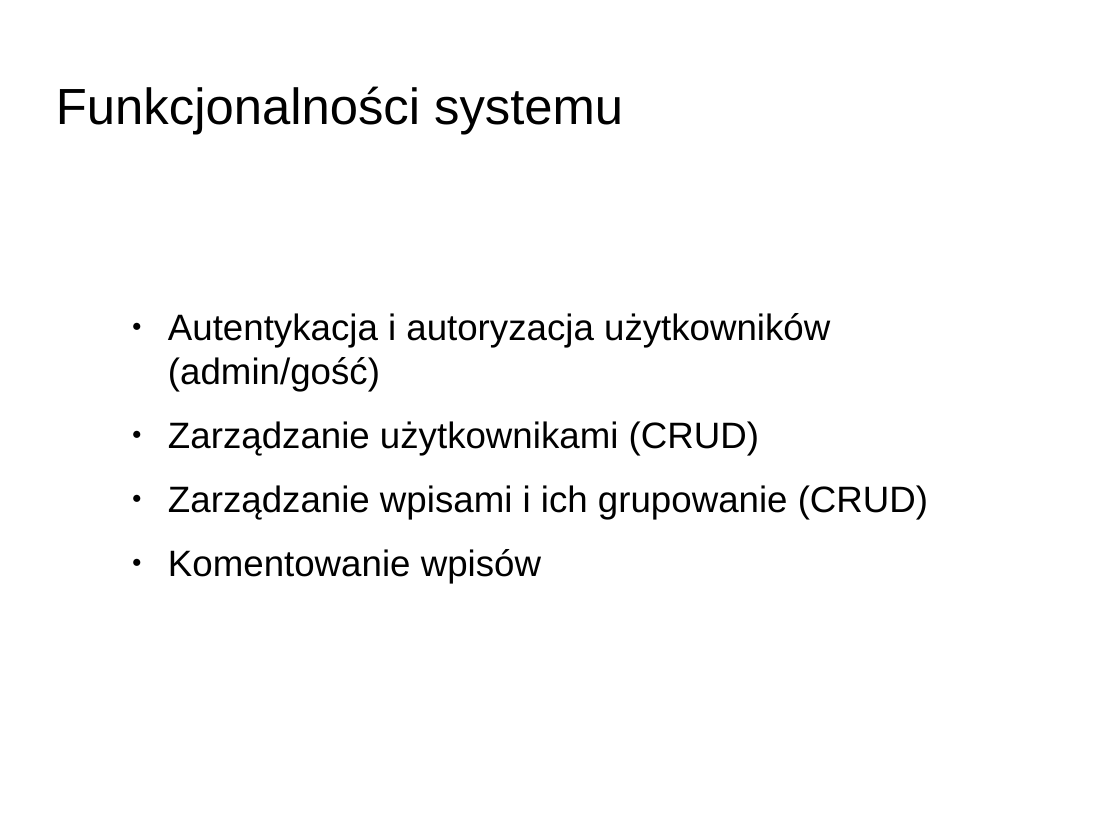
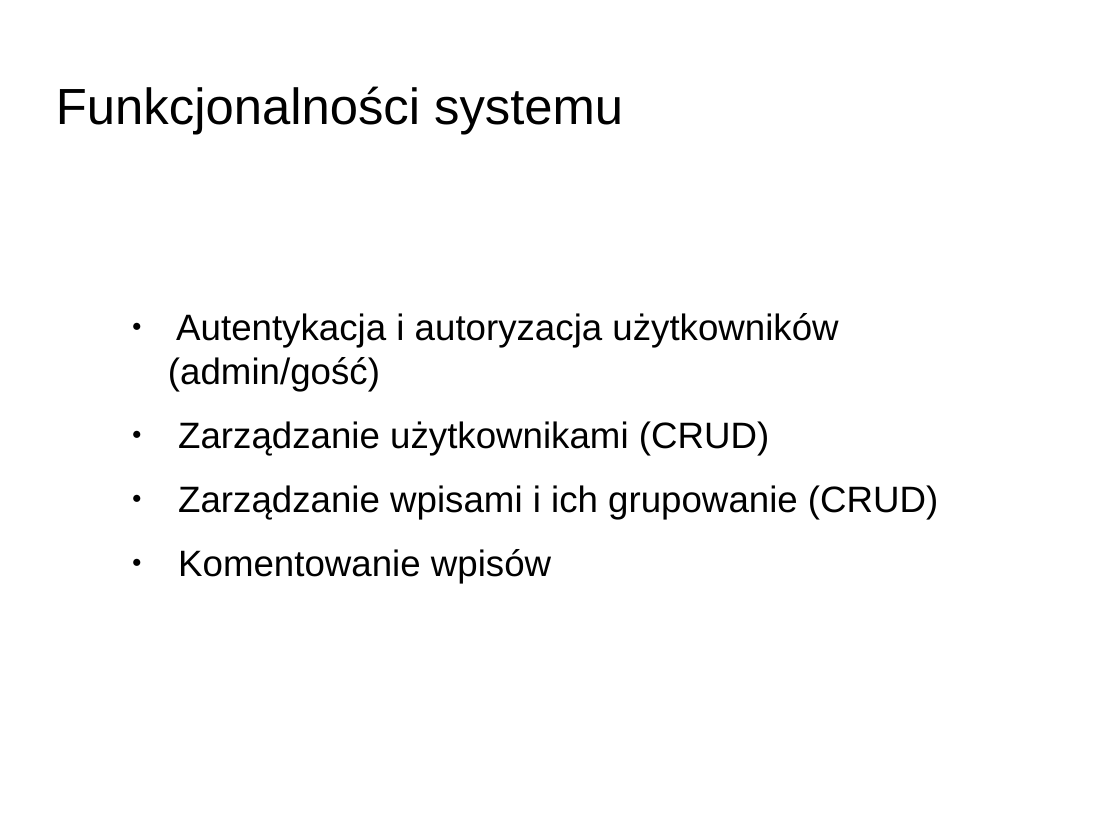
Before and after one commit to tsiru/blog-mongo, a slide deck: slide 3 of prezentacja/prezentacja.odp (slide 2 before the commit). Drawn at 1120x840 pixels with LibreOffice and Linux fonts; fonts in the diff are those of the drawing; background and template pictures are left out. Boxes give left, top, right and bottom in pixels: in the first picture for what was removed or moved away, otherwise in the second. Text is boxed around its words. In the diff, an @@ line names an element or a change of style, - is before the commit and + after.

```diff
--- a/prezentacja/prezentacja.odp
+++ b/prezentacja/prezentacja.odp
@@ text "Autentykacja i autoryzacja użytkowników (admin/gość)" at (168, 313, 938, 583): indent changed @@
```
Also in this commit, not shown: 2 other slides changed, 4 slides added.
